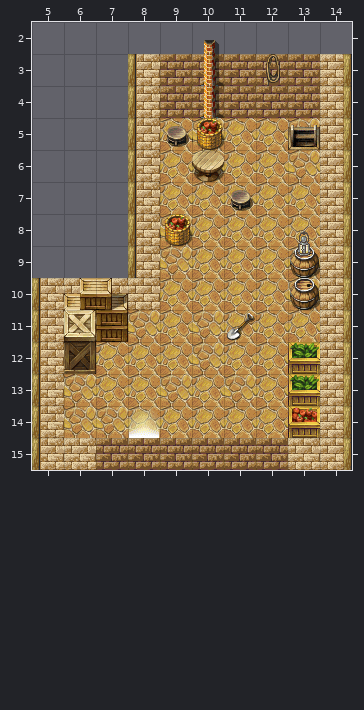
Level history. Tiled map (JSON): assets/maps/north-east-farm-0.json. The first picture shows the starting point.
Cells are 32x32 px. Shown: x 5..14, y 2..15.
After the commit:
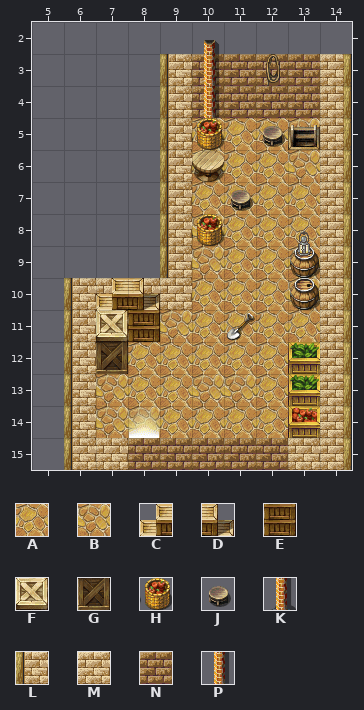
Key: from "freetileset": A 65, B 321, C 1110, D 1111, E 1143, F 1175, G 1207, H 1339, J 1619, K 1681; from "magecity v1": L 32, M 33, N 41; from "stone_house_interior-stair-dow": P 2.
_ is an empty cell, # one hidden under a higher layer.
What changed:
{"where": "layer \"Ground\""}
{"y":3,"x":8,"old":"LN","new":"_L"}
{"y":4,"x":8,"old":"LN","new":"_L"}
{"y":5,"x":8,"old":"LAB","new":"_LA"}
{"y":6,"x":8,"old":"LA","new":"_L"}
{"y":7,"x":8,"old":"LA","new":"_L"}
{"y":8,"x":8,"old":"LBA","new":"_LB"}
{"y":9,"x":8,"old":"LBA","new":"_LB"}
{"y":10,"x":5,"old":"LM","new":"_L"}
{"y":10,"x":9,"old":"A","new":"M"}
{"y":11,"x":5,"old":"L#","new":"_L"}
{"y":11,"x":9,"old":"AB","new":"BA"}
{"y":12,"x":5,"old":"L#A","new":"_L#"}
{"y":12,"x":10,"old":"B","new":"A"}
{"y":13,"x":5,"old":"LBA","new":"_LB"}
{"y":13,"x":9,"old":"BA","new":"AB"}
{"y":14,"x":5,"old":"LB","new":"_L"}
{"y":14,"x":8,"old":"A","new":"B"}
{"y":15,"x":5,"old":"LMN","new":"_LM"}
{"where": "layer \"Ground2\""}
{"y":3,"x":10,"old":"K","new":"P"}
{"y":4,"x":10,"old":"K","new":"P"}
{"y":5,"x":9,"old":"J","new":"_"}
{"y":5,"x":12,"old":"_","new":"J"}
{"y":8,"x":9,"old":"H_","new":"_H"}
{"y":10,"x":6,"old":"CD_","new":"_CD"}
{"y":11,"x":6,"old":"FE_","new":"_FE"}
{"y":12,"x":6,"old":"G_","new":"_G"}
{"label":"changed","picture_box":[32,54,224,470]}
{"label":"added","picture_box":[263,126,285,147]}
